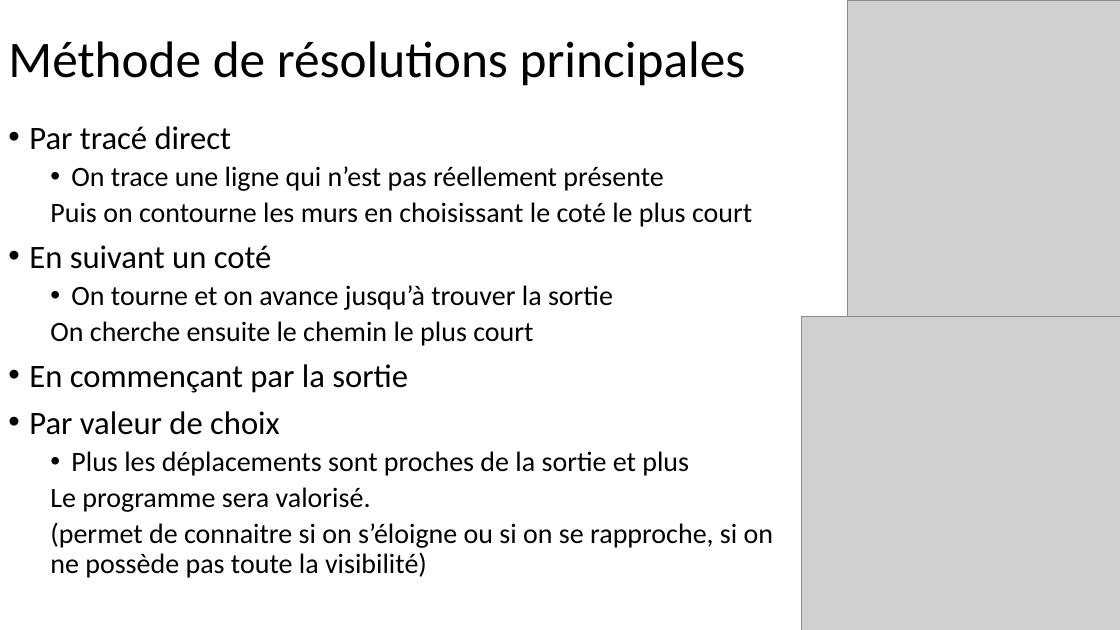
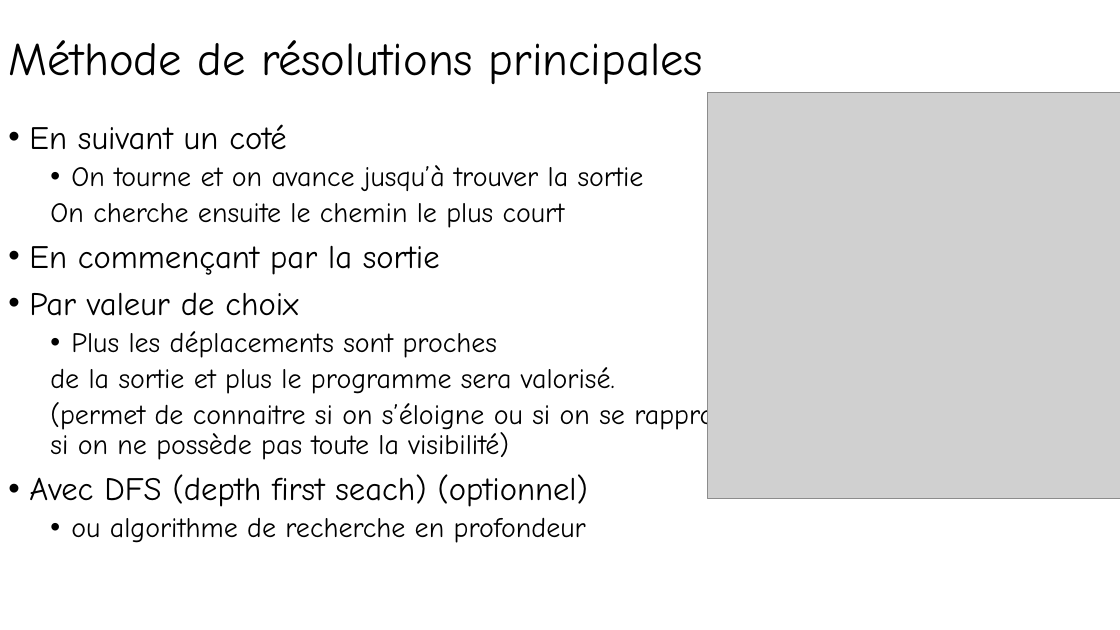
Before and after one commit to felttl/Mazer, a slide deck: slide 3 of main/presentation.pptx (slide 2 before the commit). Drawn at 1120x630 pixels with LibreOffice and Linux fonts; fonts in the diff are those of the drawing; grey boxes stand for pictures. Boxes give left, top, right and bottom in pixels: in the first picture for what was removed or moved away, otherwise in the second. Text is boxed around its words. In the diff, an @@ line names an element or a change of style, - is before the commit and + after.

```diff
--- a/main/presentation.pptx
+++ b/main/presentation.pptx
@@ title "Méthode de résolutions principales" at [8,40,704,84]: size 44 to 40 pt, font Calibri to Comic Neue @@
@@ picture removed at [848,0,1120,316] @@
@@ picture: place and size @@
-picture at [802,317,1120,630]
+picture at [707,92,1120,498]
@@ text at [29,126,752,227]: paragraphs removed @@
-• Par tracé direct
-  • On trace une ligne qui n’est pas réellement présente
-  Puis on contourne les murs en choisissant le coté le plus court
@@ text at [29,124,761,460]: font Calibri to Comic Neue in "En suivant un coté", "On tourne et on avance jusqu’à trouver ...", "On cherche ensuite le chemin le plus ...", "En commençant par la sortie" and 2 more places @@
@@ text at [50,331,615,394]: text changed; font Calibri to Comic Neue @@
-  • Plus les déplacements sont proches de la sortie et plus
-  Le programme sera valorisé.
+  • Plus les déplacements sont proches
+  de la sortie et plus le programme sera valorisé.
@@ text at [29,474,588,543]: paragraphs added @@
+• Avec DFS (depth first seach) (optionnel)
+  • ou algorithme de recherche en profondeur
```
Also in this commit, not shown: 2 other slides changed, 1 slide added, 3 other files.
